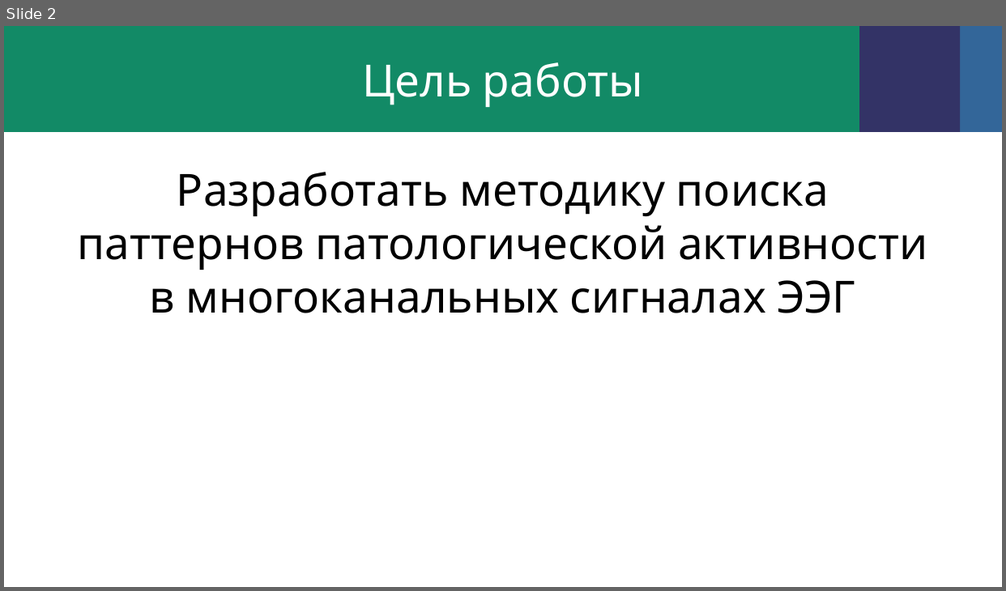
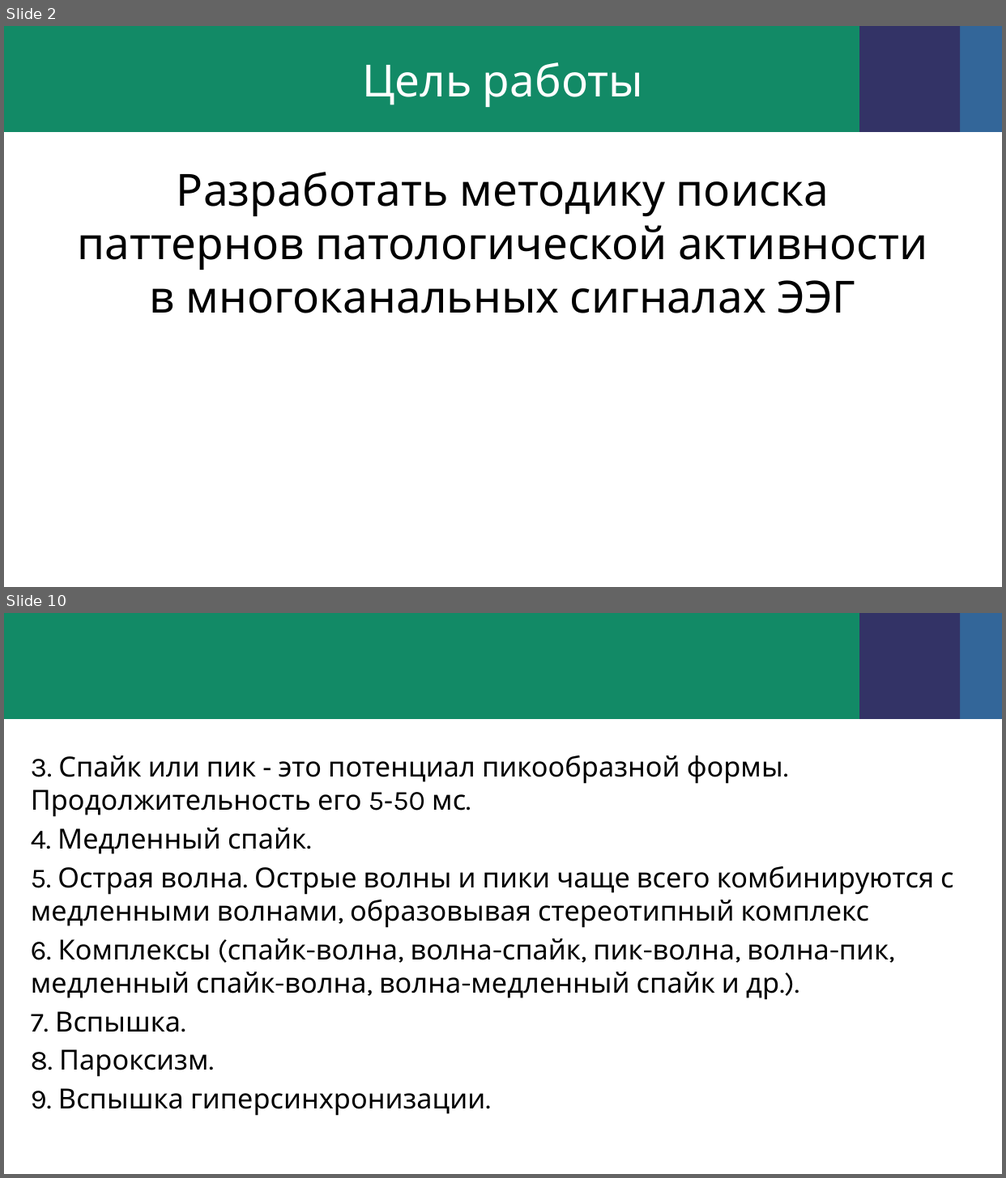
Before and after one commit to dina586/essay_eng, a slide deck: презентация.pptx. Shown one above the other, each under a label of ours: slide 2 before the commit, slides 2 and 10 after it; the slides between them are not shown. The pictures are 1006x591 and 1006x1178 pixels, drawn with LibreOffice and Linux fonts; fonts in the diff are those of the drawing; background and template pictures are left out. Boxes give left, top, right and bottom in pixels: in the first picture for what was removed or moved away, otherwise in the second. Text is boxed around its words. In the diff, an @@ line names an element or a change of style, - is before the commit and + after.

```diff
--- a/презентация.pptx
+++ b/презентация.pptx
@@ slide 10 added at [4,613,1002,1174], background picture (left out); not listed: 3 template elements that a slide beside it also shows @@
@@ text added at [31,756,953,1116], 20 pt, text #000000 @@
+3. Спайк или пик ‑ это потенциал пикообразной формы. Продолжительность его 5‑50 мс.
+4. Медленный спайк.
+5. Острая волна. Острые волны и пики чаще всего комбинируются с медленными волнами, образовывая стереотипный комплекс
+6. Комплексы (спайк-волна, волна-спайк, пик-волна, волна-пик, медленный спайк-волна, волна-медленный спайк и др.).
+7. Вспышка.
+8. Пароксизм.
+9. Вспышка гиперсинхронизации.
```
Also in this commit, not shown: 2 slides changed, 12 other slides added, 2 slides removed, 21 other files.
